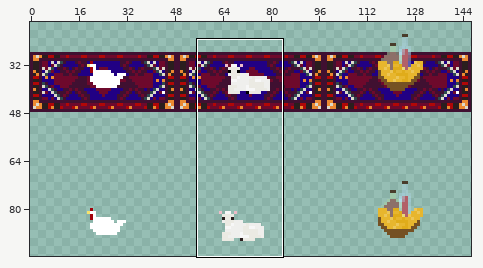
Edited in one commit: sprite sheet (Market/Assets/rug.png). The picture above shows the old version from afar; the outline marks the close-up.
Close-up. As it was:
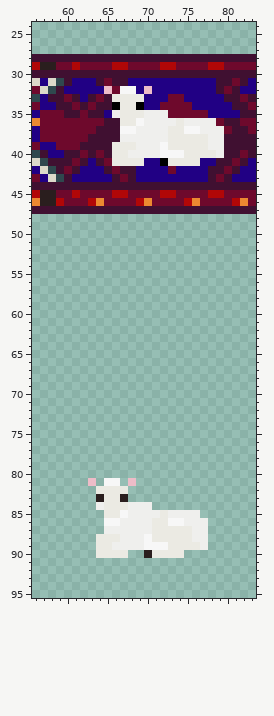
The file is 147x98 pixels. Colours within 5 levels of each other are drawn and written as one. Shown: x 56..83, y 24..95. The old version is drawn lined up with the new one. The wide view leaves out empty margins.
Now the later version:
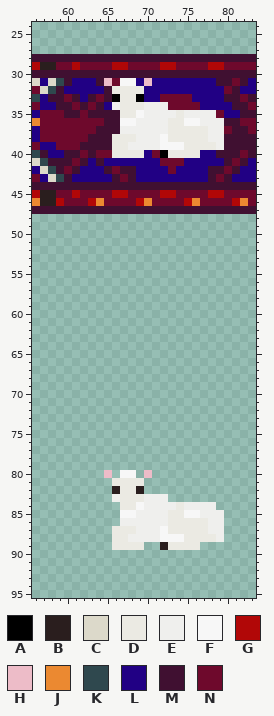
Palette (. is transparent): A #000000  B #2a1e1e  C #dcd9ca  D #ebeae3  E #efefed  F #f7f7f7  G #b10707  H #edbcc8  J #eb8931  K #2f484e  L #210084  M #401031  N #6e092c
The edit:
{"change": "whole drawing moved by +0,+5 (the old picture is shown already moved)"}
{"y":31,"x":65,"old":"NMML","new":"HNFF"}
{"y":31,"x":70,"old":"L","new":"H"}
{"y":32,"x":65,"old":"HNFFLH","new":"MDDDDL"}
{"y":32,"x":79,"old":"M","new":"L"}
{"y":33,"x":66,"old":"D","new":"A"}
{"y":33,"x":69,"old":"D","new":"A"}
{"y":33,"x":72,"old":"L","new":"N"}
{"y":33,"x":75,"old":"L","new":"N"}
{"y":34,"x":65,"old":"MA","new":"LE"}
{"y":34,"x":69,"old":"ALLN","new":"DEEE"}
{"y":34,"x":76,"old":"L","new":"N"}
{"y":35,"x":65,"old":"LE","new":"MM"}
{"y":35,"x":69,"old":"D","new":"F"}
{"y":35,"x":73,"old":"NNNNNLL","new":"EDEEEEN"}
{"y":36,"x":67,"old":"DDF","new":"FFE"}
{"y":36,"x":73,"old":"E","new":"D"}
{"y":36,"x":75,"old":"EE","new":"FF"}
{"y":36,"x":79,"old":"N","new":"E"}
{"y":37,"x":67,"old":"FF","new":"EE"}
{"y":37,"x":75,"old":"FFE","new":"DDD"}
{"y":38,"x":66,"old":"MEE","new":"DDD"}
{"y":38,"x":72,"old":"E","new":"F"}
{"y":39,"x":68,"old":"D","new":"E"}
{"y":39,"x":73,"old":"DD","new":"FF"}
{"y":39,"x":78,"old":"E","new":"D"}
{"y":40,"x":65,"old":"M","new":"N"}
{"y":40,"x":68,"old":"EEEEFFF","new":"DDLNADD"}
{"y":40,"x":77,"old":"DDE","new":"LLM"}
{"y":41,"x":65,"old":"NDDDD","new":"LLLLL"}
{"y":41,"x":72,"old":"ADDDD","new":"NNNLL"}
{"y":41,"x":79,"old":"M","new":"L"}
{"y":80,"x":65,"old":".","new":"H"}
{"y":80,"x":67,"old":"..","new":"FF"}
{"y":80,"x":70,"old":".","new":"H"}
{"y":81,"x":63,"old":"H","new":"."}
{"y":81,"x":65,"old":"FF.H.","new":".DDDD"}
{"y":82,"x":64,"old":"DDD","new":"..B"}
{"y":82,"x":68,"old":"..","new":"DB"}
{"y":83,"x":64,"old":"BDDB.....","new":"..EDDDEEE"}
{"y":84,"x":64,"old":"EDD","new":"..."}
{"y":84,"x":68,"old":"EE","new":"DF"}
{"y":84,"x":71,"old":"........","new":"EEEDEEEE"}
{"y":85,"x":65,"old":"DD","new":".."}
{"y":85,"x":68,"old":"E","new":"F"}
{"y":85,"x":72,"old":"DEEEE...","new":"EDDFFEEE"}
{"y":86,"x":65,"old":"FF","new":".."}
{"y":86,"x":71,"old":"DDFFEEE..","new":"EEDDDDDEE"}
{"y":87,"x":65,"old":"EEEE","new":".DDD"}
{"y":87,"x":71,"old":"DD","new":"EF"}
{"y":87,"x":76,"old":"EE..","new":"DDEE"}
{"y":88,"x":64,"old":"DD","new":".."}
{"y":88,"x":67,"old":"E","new":"D"}
{"y":88,"x":70,"old":"FDDDD","new":"EEFFF"}
{"y":88,"x":76,"old":"EE..","new":"DDDE"}
{"y":89,"x":64,"old":"DDEEEEFFF","new":"..DDDD..B"}
{"y":89,"x":77,"old":"E","new":"."}
{"y":90,"x":64,"old":"DDDD","new":"...."}
{"y":90,"x":70,"old":"BDDDD","new":"....."}
